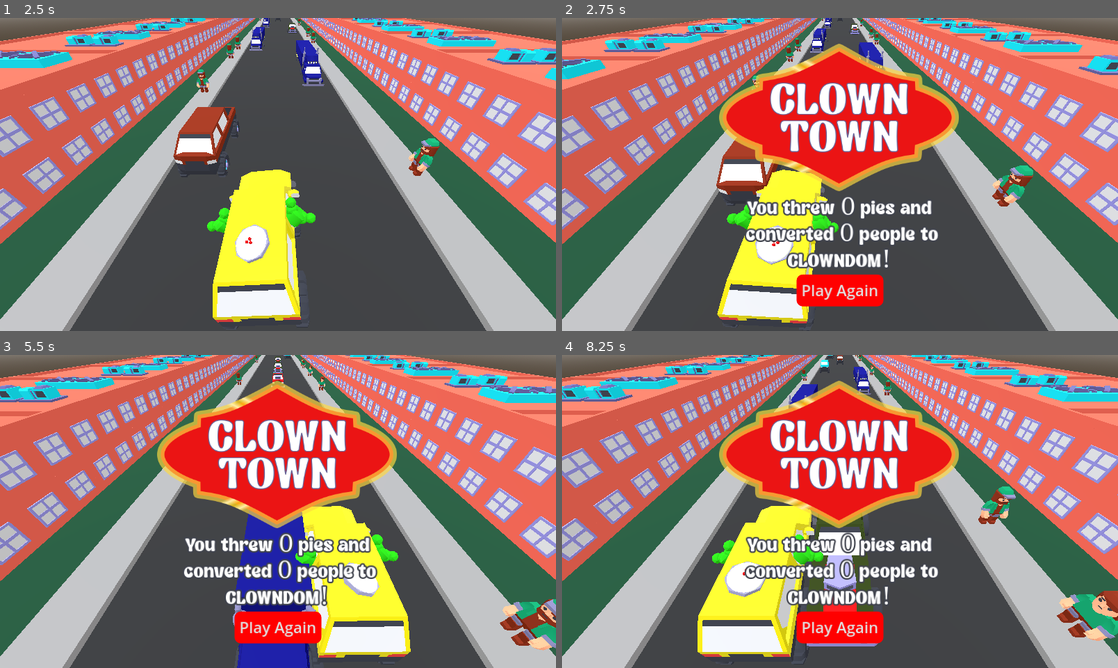
Above: before the commit, frames 1-4 (two rows, left to right).
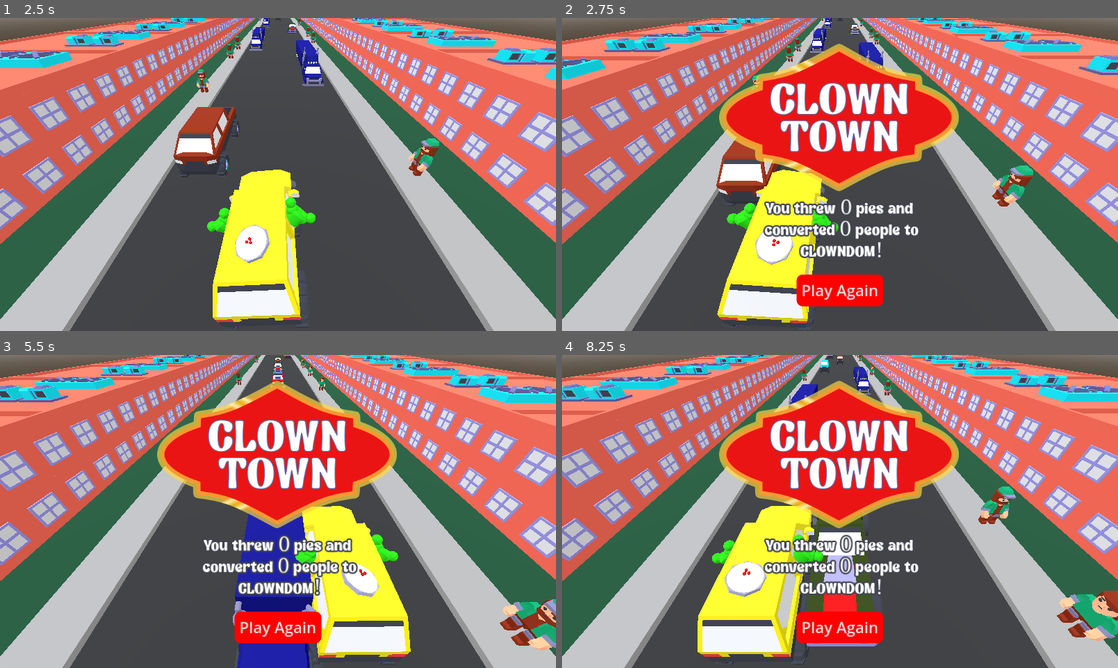
Above: after the commit, the same moments.

Repository: the-g-force/ClownTown
Game: Godot game, scene res://world.tscn
Two runs of this game, one before a commit and one after it. Both use one fixed random seed, a clock stepped at 60 frames per second and the inputs below.
Inputs:
- Up to frame 1 (2.5 s): click "PLAY" at 0.5 s; hold D (move_right) 1.28-2.03 s; hold A (move_left) from 2.03 s (still down)
- Up to frame 2 (2.75 s): keep holding A (move_left)
- Up to frame 3 (5.5 s): release A (move_left) at 2.75 s; click "Play Again" at 2.75 s; hold D (move_right) 3.53-5.03 s; hold A (move_left) from 5.03 s (still down)
- Up to frame 4 (8.25 s): release A (move_left) at 5.75 s; click "Play Again" at 5.75 s; hold A (move_left) 6.53-8.03 s; hold D (move_right) from 8.03 s (still down)

Frame 1 is identical in both runs. In frame 2, 3.4% of the frame differs, in the area x 32-68%, y 57-81%; in frame 3, 3.8%, in the area x 33-68%, y 56-81%; in frame 4, 3.7%.

Commit message:
Decrease end report font size

Diff:
--- a/project/ui/end_overlay.gd
+++ b/project/ui/end_overlay.gd
@@ -8,7 +8,7 @@
 
 func _ready():
 	get_tree().paused = true
-	_report_label.text = "You threw %s pies and \n converted %s people to CLOWNDOM!" % [pies_thrown, converts]
+	_report_label.text = "You threw %s pies and \n converted %s people to \n CLOWNDOM!" % [pies_thrown, converts]
 
 
 func _on_play_again_button_pressed():
--- a/project/ui/end_overlay.tscn
+++ b/project/ui/end_overlay.tscn
@@ -29,13 +29,13 @@
 offset_left = -300.0
 offset_top = 50.0
 offset_right = 300.0
-offset_bottom = 200.0
+offset_bottom = 195.0
 grow_horizontal = 2
 grow_vertical = 2
 theme_override_colors/font_outline_color = Color(0.247059, 0.258824, 0.298039, 1)
 theme_override_constants/outline_size = 12
 theme_override_fonts/font = ExtResource("4_b0rkk")
-theme_override_font_sizes/font_size = 50
+theme_override_font_sizes/font_size = 40
 text = "You threw X pies and
 converted Y people to CLOWNDOM!"
 horizontal_alignment = 1
